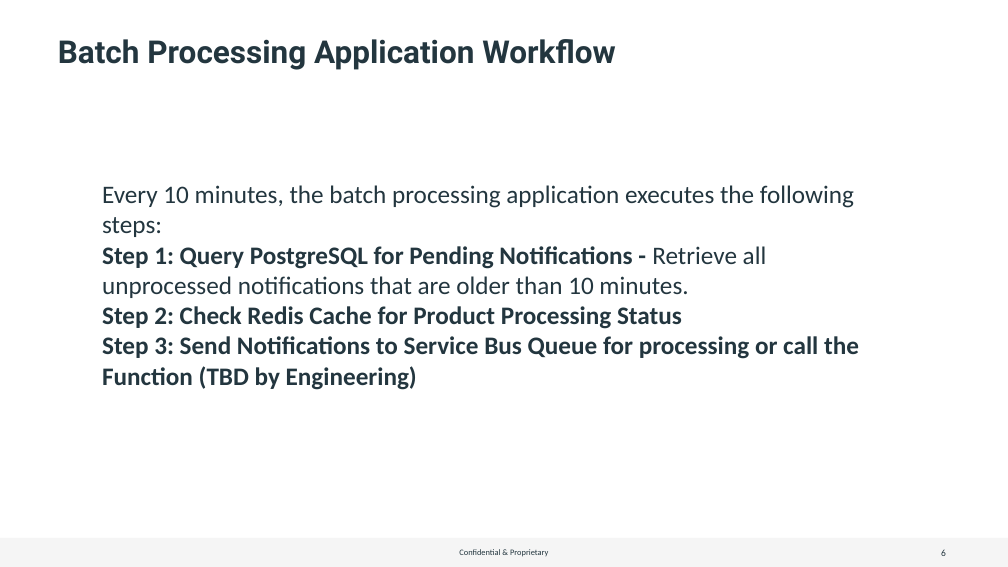
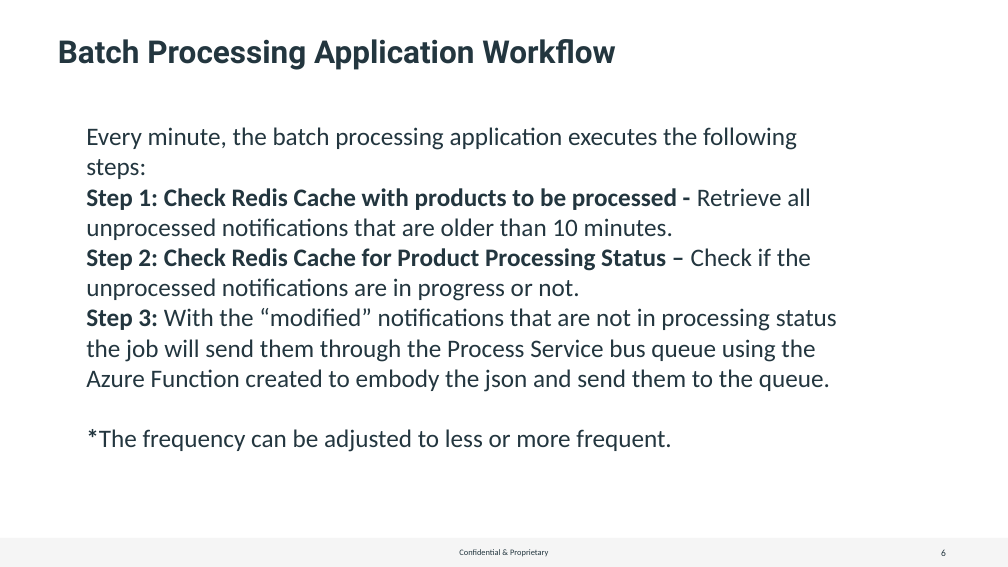
Before and after one commit to joaosilveiraxoople/platform-dataai-modification-poc, a slide deck: slide 6 of Sentinel Modified Strategy.pptm. Drawn at 1008x567 pixels with LibreOffice and Linux fonts; fonts in the diff are those of the drawing; background and template pictures are left out. Boxes give left, top, right and bottom in pixels: in the first picture for what was removed or moved away, otherwise in the second. Text is boxed around its words. In the diff, an @@ line names an element or a change of style, - is before the commit and + after.

Commit message:
Replacing Postgres with Redis

```diff
--- a/Sentinel Modified Strategy.pptm
+++ b/Sentinel Modified Strategy.pptm
@@ text at box(86, 127, 837, 452): text changed; bold off @@
-Every 10 minutes, the batch processing application executes the following steps:
-Step 1: Query PostgreSQL for Pending Notifications - Retrieve all unprocessed notifications that are older than 10 minutes.
-Step 2: Check Redis Cache for Product Processing Status
-Step 3: Send Notifications to Service Bus Queue for processing or call the Function (TBD by Engineering)
+Every minute, the batch processing application executes the following steps:
+Step 1: Check Redis Cache with products to be processed - Retrieve all unprocessed notifications that are older than 10 minutes.
+Step 2: Check Redis Cache for Product Processing Status – Check if the unprocessed notifications are in progress or not.
+Step 3: With the “modified” notifications that are not in processing status the job will send them through the Process Service bus queue using the Azure Function created to embody the json and send them to the queue.
+*The frequency can be adjusted to less or more frequent.
```
Also in this commit, not shown: 1 other slide changed, 2 slides added, 2 slides removed, 9 other files.
